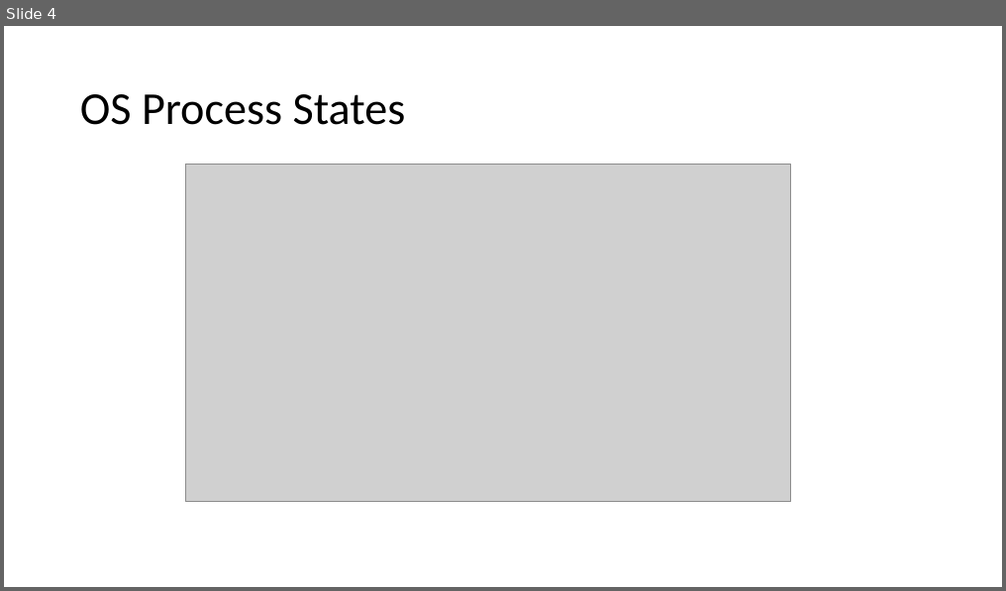
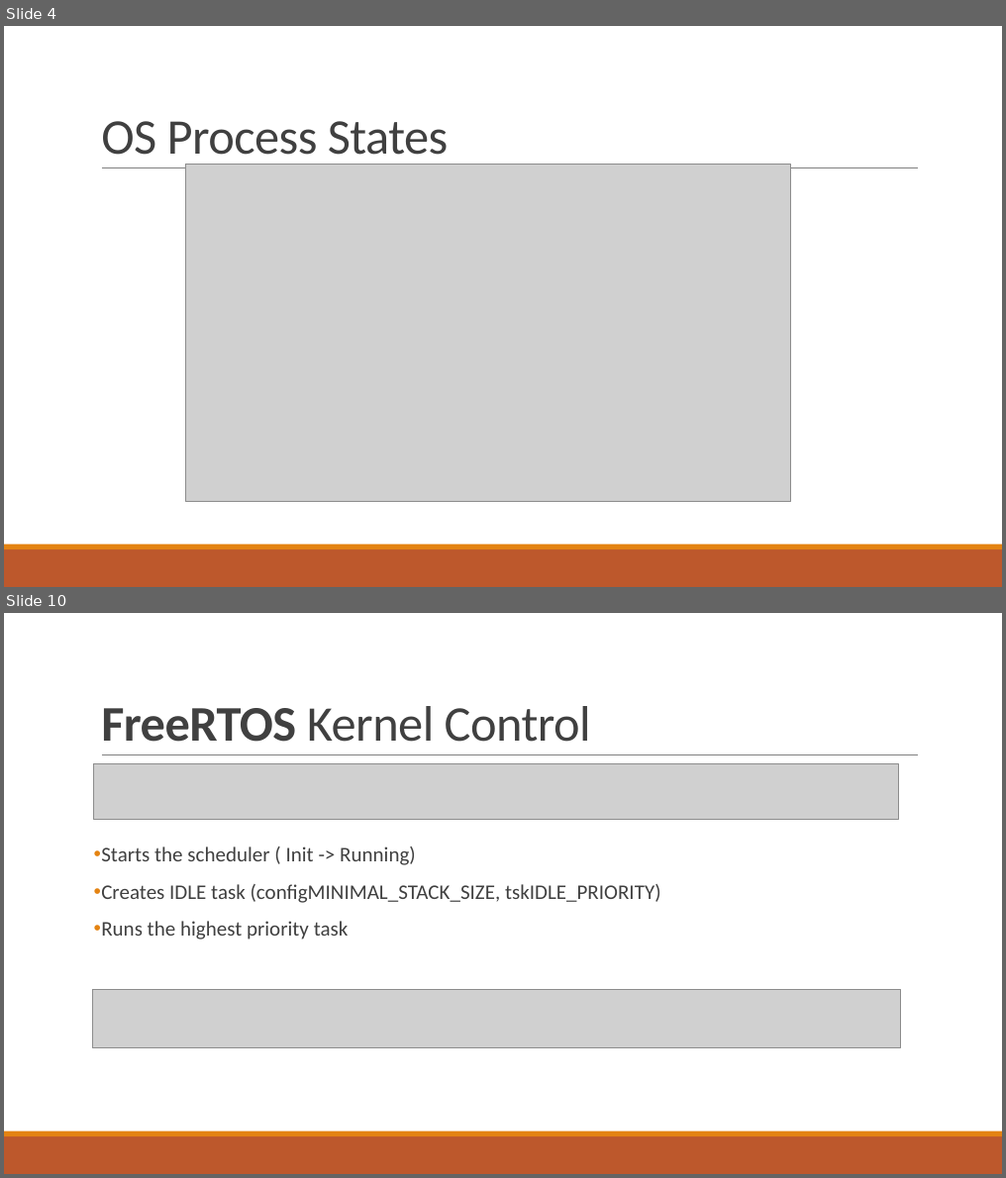
Before and after one commit to tfineich/INTRO_Projekt, a slide deck: Recap_SW5_Ineichen_Stecher.pptx. Shown one above the other, each under a label of ours: slide 4 before the commit, slides 4 and 10 after it; the slides between them are not shown. The pictures are 1006x591 and 1006x1178 pixels, drawn with LibreOffice and Linux fonts; fonts in the diff are those of the drawing; grey boxes stand for pictures. Boxes give left, top, right and bottom in pixels: in the first picture for what was removed or moved away, otherwise in the second. Text is boxed around its words. In the diff, an @@ line names an element or a change of style, - is before the commit and + after.

```diff
--- a/Recap_SW5_Ineichen_Stecher.pptx
+++ b/Recap_SW5_Ineichen_Stecher.pptx
@@ slide 10 added at bbox=[4, 613, 1002, 1174], background #FFFFFF; not listed: 3 template elements that a slide beside it also shows @@
@@ title added at bbox=[101, 706, 591, 742], 48 pt, text #404040 @@
+FreeRTOS Kernel Control
@@ picture added at bbox=[94, 764, 899, 820] @@
@@ text added at bbox=[101, 847, 661, 940], 20 pt, text #404040 @@
+• Starts the scheduler ( Init -> Running)
+• Creates IDLE task (configMINIMAL_STACK_SIZE, tskIDLE_PRIORITY)
+• Runs the highest priority task
@@ picture added at bbox=[92, 989, 900, 1048] @@
@@ slide 4 changed as well @@
@@ title "OS Process States": place and size @@
-title "OS Process States" at bbox=[80, 94, 406, 125]
+title "OS Process States" at bbox=[101, 121, 449, 166]
@@ title "OS Process States" at bbox=[101, 121, 449, 166]: size 44 to 48 pt, text colour #000000 to #404040, letter spacing 0 to -0.5 pt; line spacing 0.9 to 0.85; vertical alignment middle to bottom @@
@@ line added from (102, 169) to (918, 169), #808080 0.5 pt @@
@@ rectangle added at bbox=[4, 550, 1002, 587], fill #BD582C @@
@@ rectangle added at bbox=[4, 545, 1002, 550], fill #E48312 @@
```
Also in this commit, not shown: 4 other slides changed, 8 other slides added.
